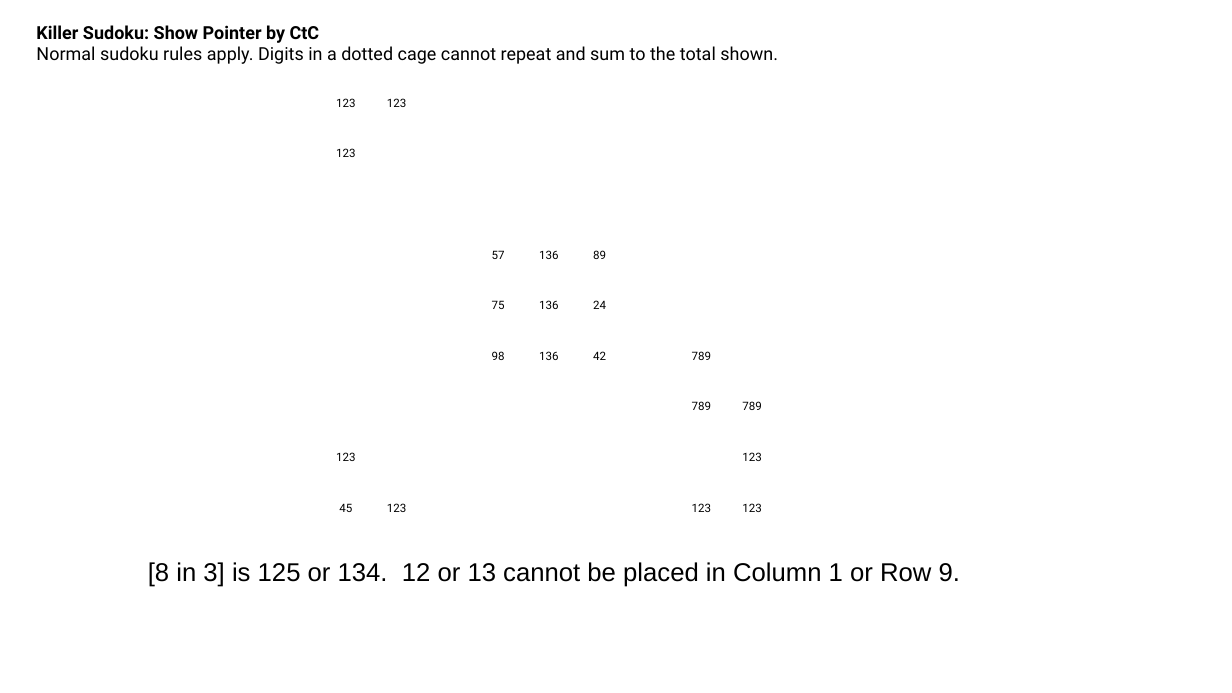
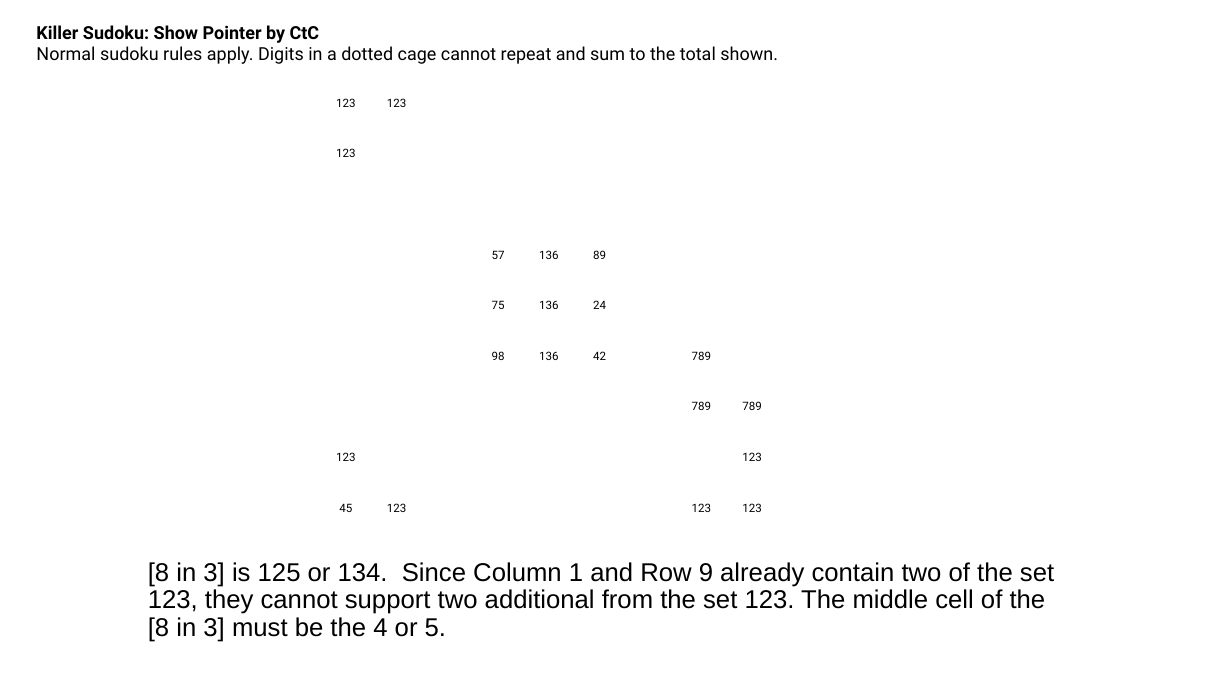
Before and after one commit to jhardis/WSJ_Number_Puzzles, a slide deck: slide 5 of 20261031_1.pptx. Drawn at 1232x693 pixels with LibreOffice and Linux fonts; fonts in the diff are those of the drawing; background and template pictures are left out. Boxes give left, top, right and bottom in pixels: in the first picture for what was removed or moved away, otherwise in the second. Text is boxed around its words. In the diff, an @@ line names an element or a change of style, - is before the commit and + after.

```diff
--- a/20261031_1.pptx
+++ b/20261031_1.pptx
@@ text at [148, 562, 1054, 642]: text changed @@
-[8 in 3] is 125 or 134. 12 or 13 cannot be placed in Column 1 or Row 9.
+[8 in 3] is 125 or 134. Since Column 1 and Row 9 already contain two of the set 123, they cannot support two additional from the set 123. The middle cell of the
+[8 in 3] must be the 4 or 5.
```
Also in this commit, not shown: 38 other slides changed, 1 slide added, 11 slides removed.
